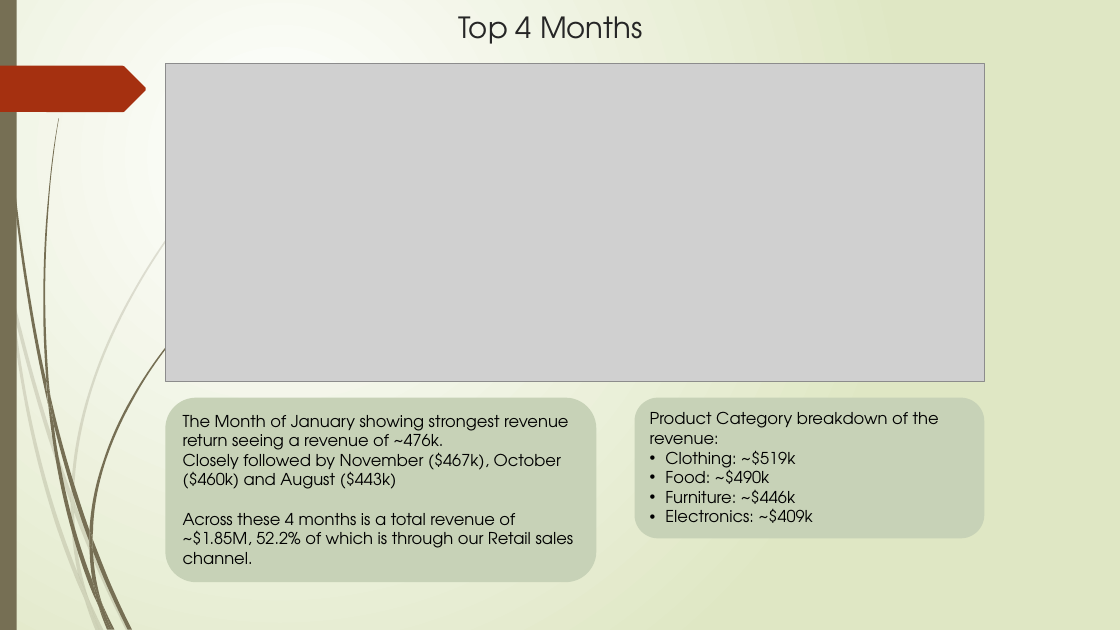
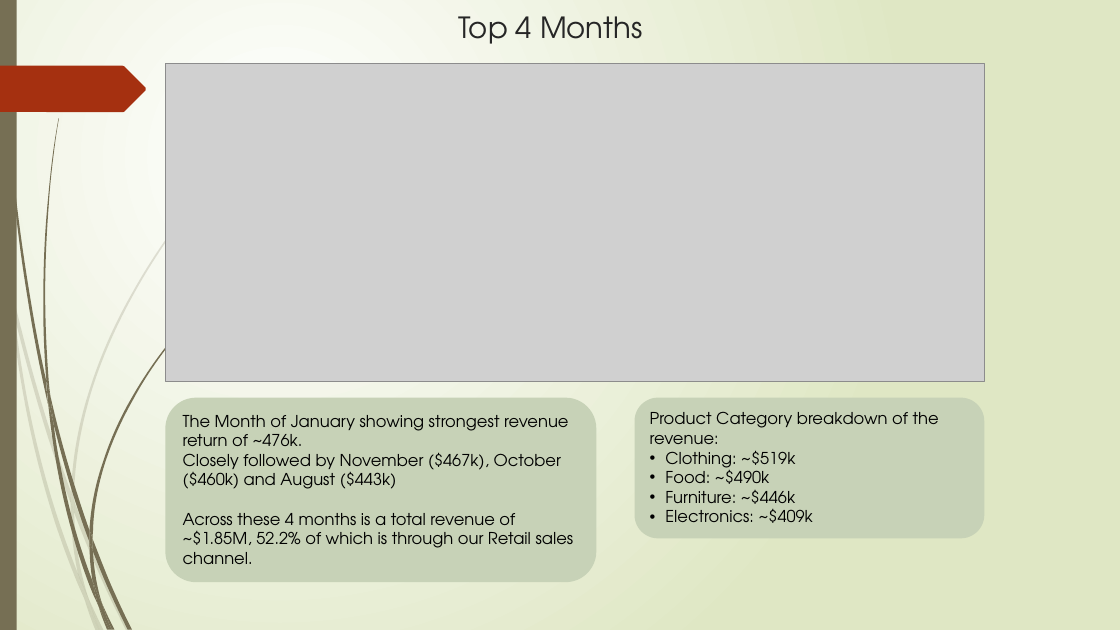
Before and after one commit to daryl-san/Online-Sales, a slide deck: slide 3 of Analysis/Store Sales Analysis presentation.pptx. Drawn at 1120x630 pixels with LibreOffice and Linux fonts; fonts in the diff are those of the drawing; grey boxes stand for pictures. Boxes give left, top, right and bottom in pixels: in the first picture for what was removed or moved away, otherwise in the second. Text is boxed around its words. In the diff, an @@ line names an element or a change of style, - is before the commit and + after.

```diff
--- a/Analysis/Store Sales Analysis presentation.pptx
+++ b/Analysis/Store Sales Analysis presentation.pptx
@@ text in rounded rectangle at [183, 415, 568, 455]: text changed @@
-The Month of January showing strongest revenue return seeing a revenue of ~476k.
+The Month of January showing strongest revenue return of ~476k.
```
Also in this commit, not shown: 2 other slides changed, 2 slides added.
